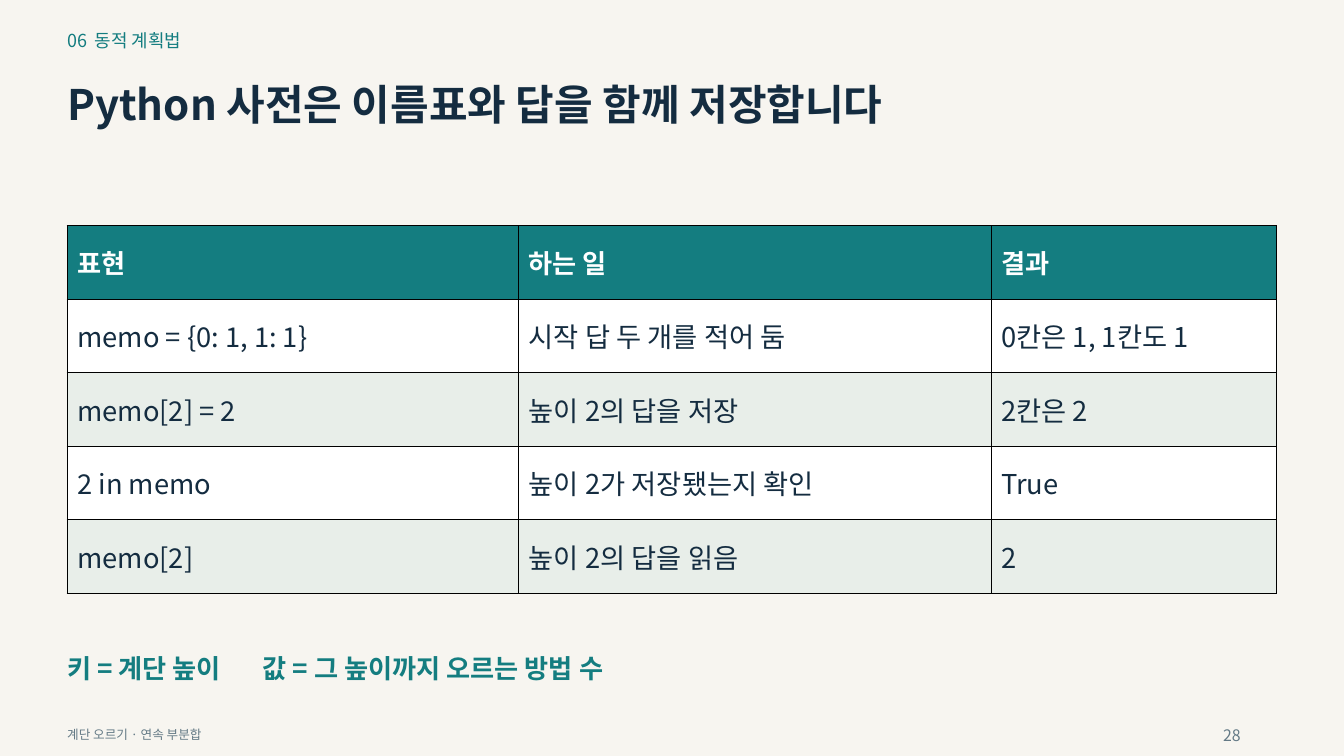
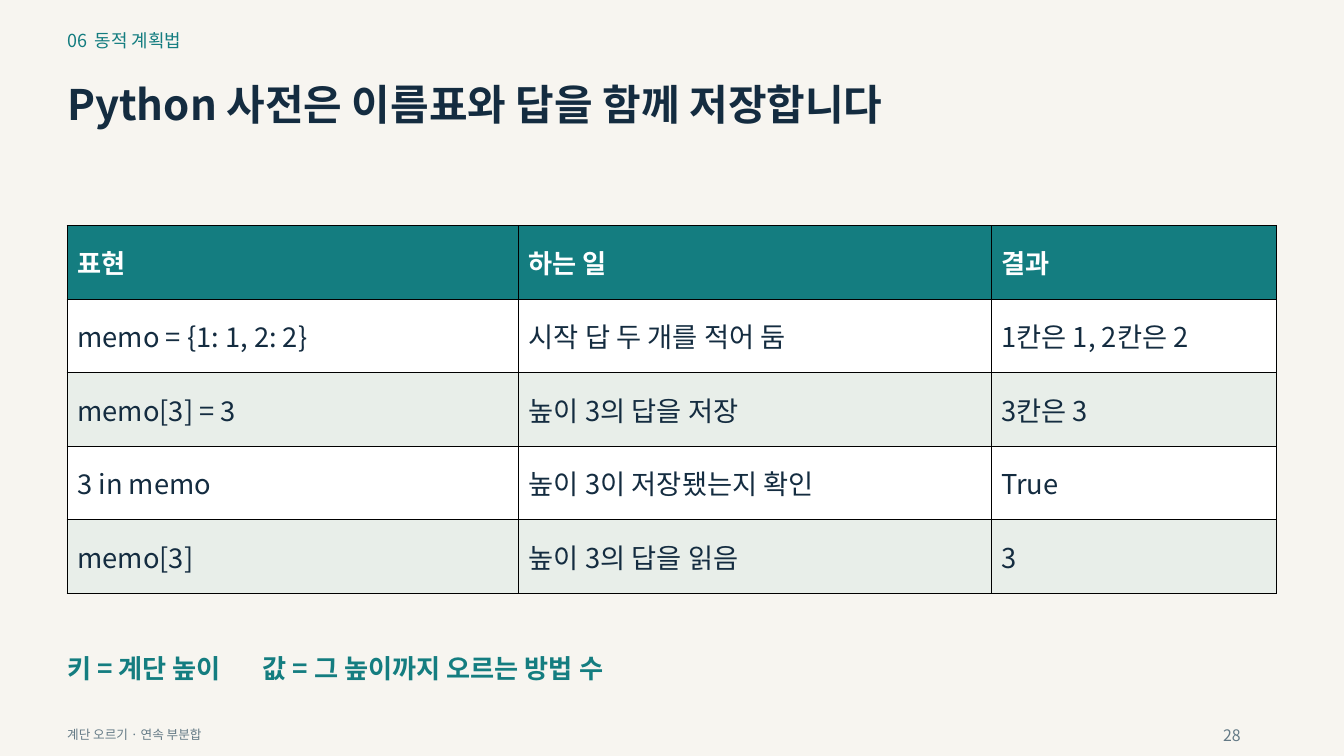
Before and after one commit to Sangdon-Park/Sangdon-Park.github.io, a slide deck: slide 28 of data/알고리즘/6장_동적_계획법.pptx. Drawn at 1344x756 pixels with LibreOffice and Linux fonts; fonts in the diff are those of the drawing. Boxes give left, top, right and bottom in pixels: in the first picture for what was removed or moved away, otherwise in the second. Text is boxed around its words. In the diff, an @@ line names an element or a change of style, - is before the commit and + after.

```diff
--- a/data/알고리즘/6장_동적_계획법.pptx
+++ b/data/알고리즘/6장_동적_계획법.pptx
@@ table at box(68, 226, 1277, 594) @@
-row 2, column 1: memo = {0: 1, 1: 1}
+row 2, column 1: memo = {1: 1, 2: 2}
-row 2, column 3: 0칸은 1, 1칸도 1
+row 2, column 3: 1칸은 1, 2칸은 2
-row 3: memo[2] = 2 | 높이 2의 답을 저장 | 2칸은 2
+row 3: memo[3] = 3 | 높이 3의 답을 저장 | 3칸은 3
-row 4, column 1: 2 in memo
+row 4, column 1: 3 in memo
-row 4, column 2: 높이 2가 저장됐는지 확인
+row 4, column 2: 높이 3이 저장됐는지 확인
-row 5: memo[2] | 높이 2의 답을 읽음 | 2
+row 5: memo[3] | 높이 3의 답을 읽음 | 3
```
Also in this commit, not shown: 24 other slides changed, 19 other files.
